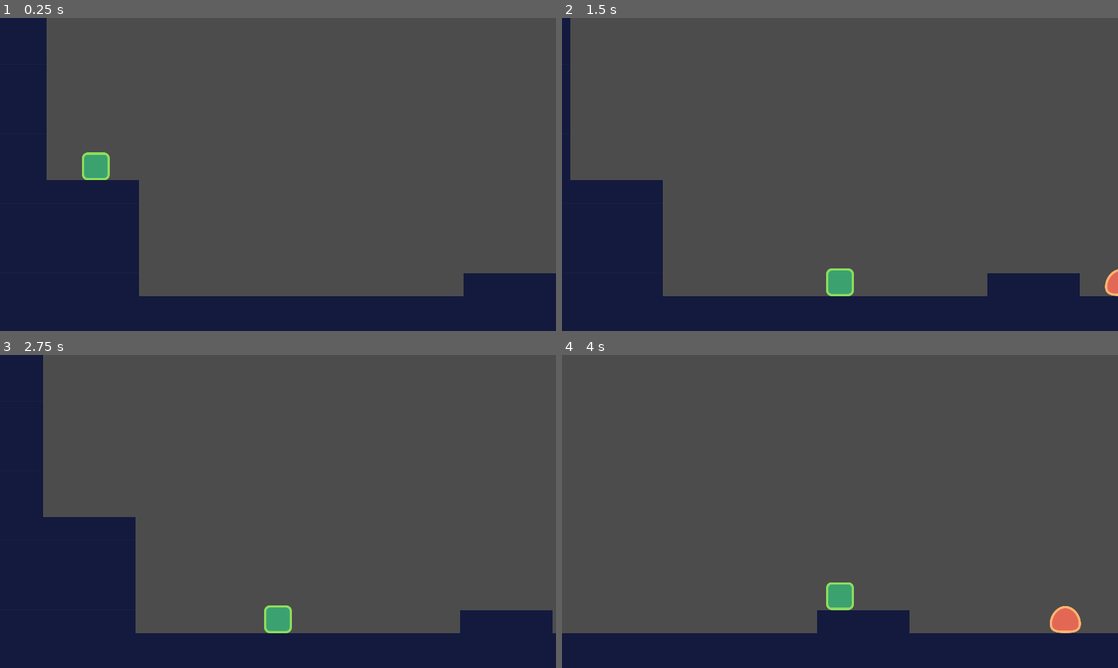
Above: before the commit, frames 1-4 (two rows, left to right).
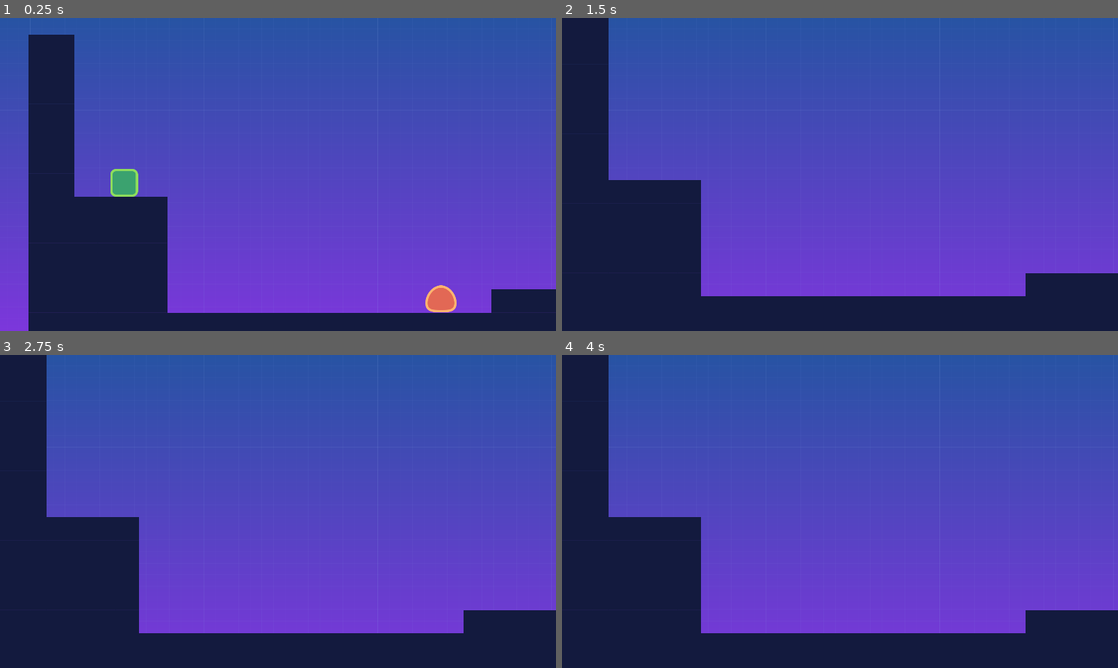
Above: after the commit, the same moments.

Repository: lukeeingram/basic-platfomer
Game: Godot game, scene res://src/Levels/LevelTemplate.tscn
Two runs of this game, one before a commit and one after it. Both use one fixed random seed, a clock stepped at 60 frames per second and the inputs below.
Inputs:
- Up to frame 1 (0.25 s): no input
- Up to frame 2 (1.5 s): hold D (move_right) from 0.53 s (still down); tap W (jump) at 0.77 s
- Up to frame 3 (2.75 s): tap W (jump) at 1.52 s; release D (move_right) at 2.03 s; hold A (move_left) from 2.03 s (still down)
- Up to frame 4 (4 s): release A (move_left) at 2.78 s; hold D (move_right) from 2.78 s (still down); tap W (jump) at 3.02, 3.77 s

The runs differ from the first frame. In frame 1, 84% of the frame differs, in the area x 0-100%, y 0-100%; in frame 2, 81%; in frame 3, 75%; in frame 4, 89%, in the area x 0-100%, y 0-89%.

Commit message:
Add level background, modified camera behavior

Diff:
--- a/src/Actors/Enemy.tscn
+++ b/src/Actors/Enemy.tscn
@@ -7,7 +7,7 @@
 extents = Vector2( 43.5, 39.25 )
 
 [sub_resource type="RectangleShape2D" id=2]
-extents = Vector2( 43, 12 )
+extents = Vector2( 55.5, 9.4375 )
 
 [node name="Enemy" type="KinematicBody2D"]
 collision_layer = 2
@@ -35,7 +35,7 @@
 collision_layer = 16
 
 [node name="CollisionShape2D" type="CollisionShape2D" parent="StompDetector"]
-position = Vector2( 0, -18 )
+position = Vector2( 0, -11.5625 )
 shape = SubResource( 2 )
 
 [connection signal="body_entered" from="StompDetector" to="." method="_on_StompDetector_body_entered"]
--- a/src/Actors/Player.tscn
+++ b/src/Actors/Player.tscn
@@ -10,7 +10,7 @@
 extents = Vector2( 44, 44 )
 
 [sub_resource type="RectangleShape2D" id=3]
-extents = Vector2( 48.25, 11.5 )
+extents = Vector2( 44, 11 )
 
 [node name="Player" type="KinematicBody2D"]
 collision_mask = 8
@@ -29,11 +29,14 @@
 [node name="Camera2D" type="Camera2D" parent="."]
 position = Vector2( 0, -360 )
 current = true
+process_mode = 0
 limit_left = 0
 limit_top = 0
 limit_smoothed = true
 drag_margin_h_enabled = true
 drag_margin_v_enabled = true
+smoothing_enabled = true
+smoothing_speed = 7.0
 drag_margin_left = 0.0
 drag_margin_right = 0.0
 
@@ -54,7 +57,7 @@
 monitorable = false
 
 [node name="CollisionShape2D" type="CollisionShape2D" parent="StompDetector"]
-position = Vector2( -0.25, -1.5 )
+position = Vector2( 0, -2 )
 shape = SubResource( 3 )
 
 [connection signal="body_entered" from="EnemyDetector" to="." method="_on_EnemyDetector_body_entered"]
--- a/src/Levels/LevelTemplate.tscn
+++ b/src/Levels/LevelTemplate.tscn
@@ -1,8 +1,9 @@
-[gd_scene load_steps=6 format=2]
+[gd_scene load_steps=7 format=2]
 
 [ext_resource path="res://assets/tileset.png" type="Texture" id=1]
 [ext_resource path="res://src/Actors/Player.tscn" type="PackedScene" id=2]
 [ext_resource path="res://src/Actors/Enemy.tscn" type="PackedScene" id=3]
+[ext_resource path="res://assets/background.png" type="Texture" id=4]
 
 [sub_resource type="ConvexPolygonShape2D" id=1]
 points = PoolVector2Array( 0, 0, 80, 0, 80, 80, 0, 80 )
@@ -31,6 +32,17 @@
 0/z_index = 0
 
 [node name="LevelTemplate" type="Node2D"]
+__meta__ = {
+"_edit_vertical_guides_": [ 4079.0 ]
+}
+
+[node name="CanvasLayer" type="CanvasLayer" parent="."]
+layer = -100
+
+[node name="Background" type="TextureRect" parent="CanvasLayer"]
+anchor_right = 1.0
+anchor_bottom = 1.0
+texture = ExtResource( 4 )
 
 [node name="TileMap" type="TileMap" parent="."]
 tile_set = SubResource( 2 )
@@ -43,9 +55,24 @@
 [node name="Enemies" type="Node2D" parent="."]
 
 [node name="Enemy" parent="Enemies" instance=ExtResource( 3 )]
-position = Vector2( 2075, 964 )
+position = Vector2( 1470, 963 )
+speed = Vector2( 300, 1500 )
+gravity = 5000.0
+
+[node name="Enemy2" parent="Enemies" instance=ExtResource( 3 )]
+position = Vector2( 2387, 962 )
+speed = Vector2( 300, 1500 )
+gravity = 5000.0
+
+[node name="Enemy3" parent="Enemies" instance=ExtResource( 3 )]
+position = Vector2( 3814, 964 )
 speed = Vector2( 300, 1500 )
 gravity = 5000.0
 
 [node name="Player" parent="." instance=ExtResource( 2 )]
 position = Vector2( 331, 535 )
+
+[node name="Camera2D" parent="Player" index="2"]
+limit_right = 4080
+
+[editable path="Player"]
